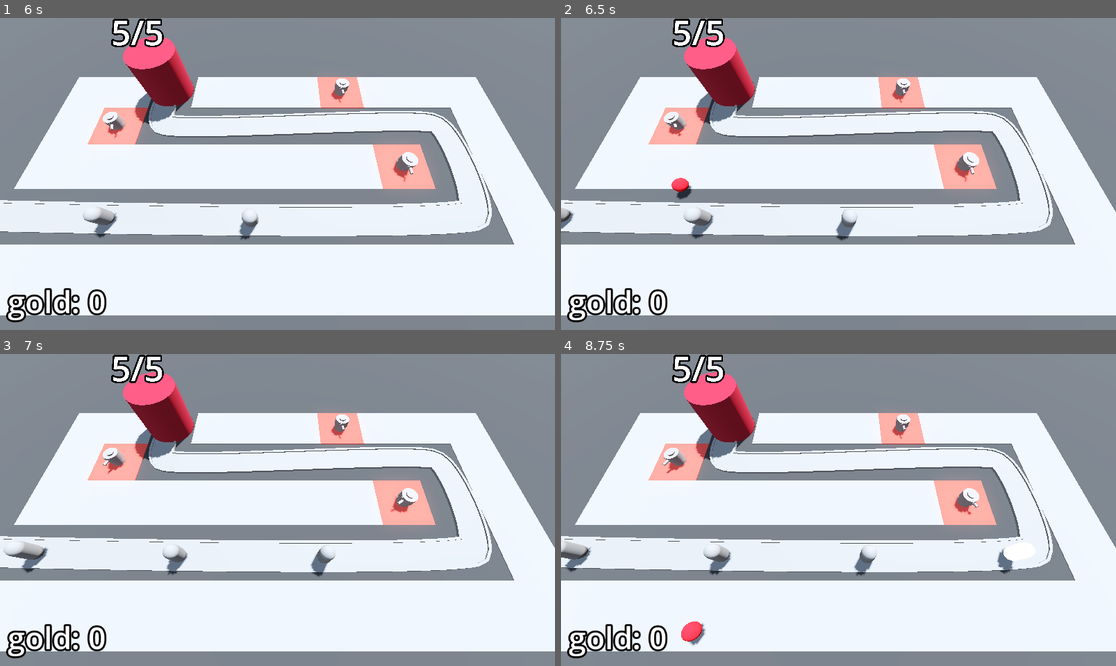
Above: before the commit, frames 1-4 (two rows, left to right).
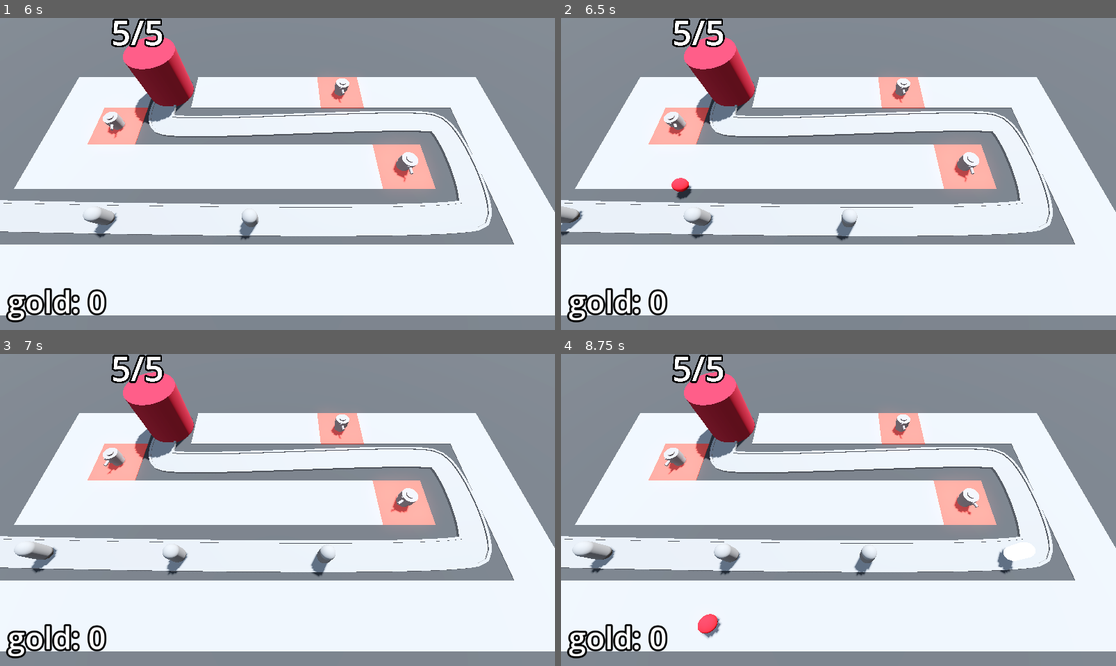
Above: after the commit, the same moments.

Repository: ozgencDev/Barbarian-Blaster
Game: Godot game, scene res://BaseLevel.tscn
Same seed, same stepped clock (60 frames per second), same inputs: the game is played once before the commit and once after it.
Inputs (mouse positions are in pixels of both pictures, inside the frame that each line leads up to):
- Up to frame 1 (6 s): tap Enter at 0.5, 2 s; move the mouse to (399, 158) at 0.52 s; press the mouse at (399, 158) at 0.53 s; tap Space at 1.25 s; move the mouse to (166, 189) at 1.27 s; release the mouse at (166, 189) at 1.28 s; click (166, 189) at 1.35 s; move the mouse to (333, 105) at 2.02 s; press the mouse at (333, 105) at 2.03 s; move the mouse to (249, 236) at 2.77 s; release the mouse at (249, 236) at 2.78 s; click (249, 236) at 2.85 s; move the mouse to (444, 220) at 3.52 s; press the mouse at (444, 220) at 3.53 s; move the mouse to (111, 127) at 4.27 s; release the mouse at (111, 127) at 4.28 s; click (111, 127) at 4.35 s; move the mouse to (305, 174) at 5.02 s; press the mouse at (305, 174) at 5.03 s; move the mouse to (194, 96) at 5.77 s; release the mouse at (194, 96) at 5.78 s; click (194, 96) at 5.85 s
- Up to frame 2 (6.5 s): no input
- Up to frame 3 (7 s): move the mouse to (399, 494) at 6.52 s; press the mouse at (399, 494) at 6.53 s
- Up to frame 4 (8.75 s): move the mouse to (727, 525) at 7.27 s; release the mouse at (727, 525) at 7.28 s; click (727, 525) at 7.35 s; move the mouse to (894, 441) at 8.02 s; press the mouse at (894, 441) at 8.03 s

Frame 1 is identical in both runs. In frame 2, 0.2% of the frame differs, in the area x 0-5%, y 60-70%; in frame 3, 0.4%; in frame 4, 1.4%, in the area x 0-33%, y 33-94%.

Commit message:
adds progress ratio and curve for spawning enemies with that we can handle difficulty

Diff:
--- a/BaseLevel.tscn
+++ b/BaseLevel.tscn
@@ -8,6 +8,7 @@
 [ext_resource type="Script" path="res://TurretManager.gd" id="5_piyug"]
 [ext_resource type="PackedScene" uid="uid://cg88xsx60tj8s" path="res://Turret/turret.tscn" id="6_plplw"]
 [ext_resource type="Script" path="res://Bank.gd" id="8_ctv35"]
+[ext_resource type="PackedScene" uid="uid://ckrkiknvylj2b" path="res://DifficultyManager/difficulty_manager.tscn" id="9_pt5x6"]
 
 [sub_resource type="ProceduralSkyMaterial" id="ProceduralSkyMaterial_blrqv"]
 sky_horizon_color = Color(0.64625, 0.65575, 0.67075, 1)
@@ -55,10 +56,11 @@
 gridmap = NodePath("../GridMap")
 turret_manager = NodePath("../TurretManager")
 
-[node name="EnemyPath" type="Path3D" parent="."]
+[node name="EnemyPath" type="Path3D" parent="." node_paths=PackedStringArray("difficulty_manager")]
 curve = SubResource("Curve3D_c8tfh")
 script = ExtResource("2_blikr")
 enemy_scene = ExtResource("1_5sbch")
+difficulty_manager = NodePath("../DifficultyManager")
 
 [node name="Path" type="CSGPolygon3D" parent="EnemyPath"]
 transform = Transform3D(1, 0, 0, 0, 1, 0, 0, 0, 1, 0, 0, -0.1)
@@ -141,4 +143,6 @@
 text = "gold:"
 label_settings = SubResource("LabelSettings_yl6ok")
 
+[node name="DifficultyManager" parent="." instance=ExtResource("9_pt5x6")]
+
 [connection signal="timeout" from="EnemyPath/Timer" to="EnemyPath" method="spawn_enemy"]
--- /dev/null
+++ b/DifficultyManager/difficulty_manager.gd
@@ -0,0 +1,20 @@
+extends Node
+
+@export var game_length := 30.0
+@export var spawn_time_curve: Curve
+@onready var timer: Timer = $Timer
+
+# Called when the node enters the scene tree for the first time.
+func _ready() -> void:
+	timer.start(game_length)
+
+
+# Called every frame. 'delta' is the elapsed time since the previous frame.
+func _process(delta: float) -> void:
+	print(game_progress_ratio())
+
+func game_progress_ratio() -> float:
+	return 1.0 - (timer.time_left / game_length)
+
+func get_spawn_time() -> float:
+	return spawn_time_curve.sample(game_progress_ratio())
--- /dev/null
+++ b/DifficultyManager/difficulty_manager.tscn
@@ -0,0 +1,16 @@
+[gd_scene load_steps=3 format=3 uid="uid://ckrkiknvylj2b"]
+
+[ext_resource type="Script" path="res://DifficultyManager/difficulty_manager.gd" id="1_smiam"]
+
+[sub_resource type="Curve" id="Curve_crs6x"]
+min_value = 0.25
+max_value = 2.0
+_data = [Vector2(0, 2), 0.0, -1.75, 0, 1, Vector2(1, 0.25), -1.75, 0.0, 1, 0]
+point_count = 2
+
+[node name="DifficultyManager" type="Node"]
+script = ExtResource("1_smiam")
+spawn_time_curve = SubResource("Curve_crs6x")
+
+[node name="Timer" type="Timer" parent="."]
+one_shot = true
--- a/EnemyPath.gd
+++ b/EnemyPath.gd
@@ -1,7 +1,10 @@
 extends Path3D
 
 @export var enemy_scene: PackedScene
+@export var difficulty_manager: Node
+@onready var timer: Timer = $Timer
 
 func spawn_enemy() -> void:
 	var new_enemy = enemy_scene.instantiate()
 	add_child(new_enemy)
+	timer.wait_time = difficulty_manager.get_spawn_time()
Not shown: 1 places in BaseLevel.tscn that only renumber resources
Not shown: 4 places in MeshLibrary/SpaceLibrary.tres that only renumber resources
